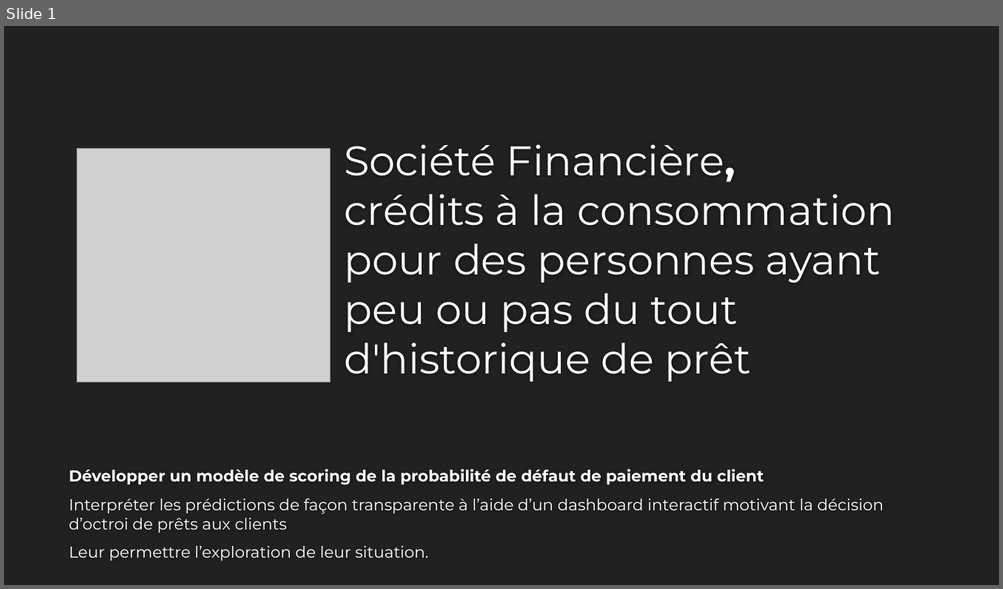
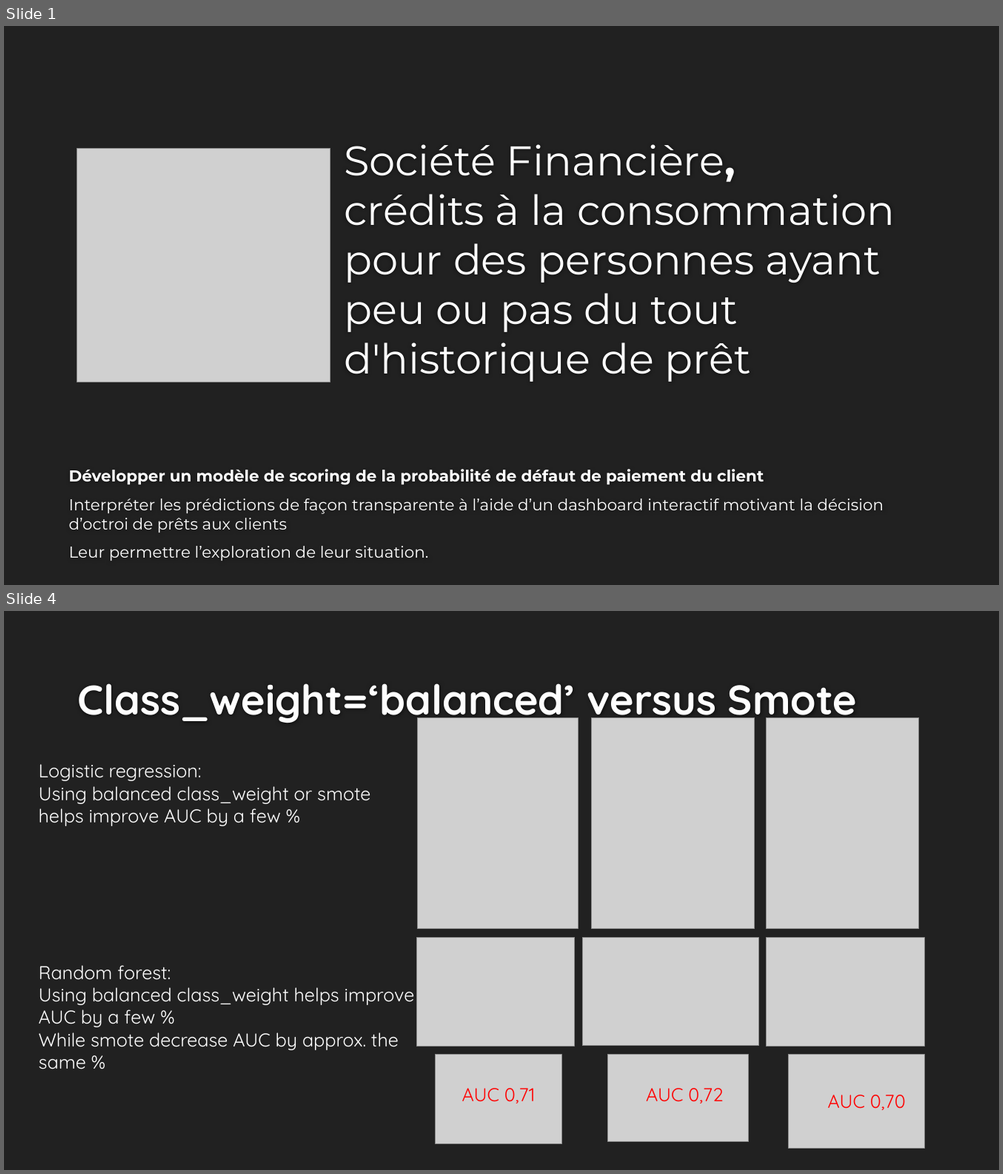
Before and after one commit to EtienneLardeur/P7_Scoring, a slide deck: P7_Support.pptx. Shown one above the other, each under a label of ours: slide 1 before the commit, slides 1 and 4 after it; the slides between them are not shown. The pictures are 1003x589 and 1003x1174 pixels, drawn with LibreOffice and Linux fonts; fonts in the diff are those of the drawing; grey boxes stand for pictures; background and template pictures are left out. Boxes give left, top, right and bottom in pixels: in the first picture for what was removed or moved away, otherwise in the second. Text is boxed around its words. In the diff, an @@ line names an element or a change of style, - is before the commit and + after.

Commit message:
Update P7_Support.pptx
we have to predict for perfectly new clients (no previous info at all) hopefully, a twice as low as the same new clients percentage in the training set. (kaggle winners are lucky J)

```diff
--- a/P7_Support.pptx
+++ b/P7_Support.pptx
@@ slide 4 added at <box>4,611,999,1170</box>, background #212121 @@
@@ title added at <box>77,684,856,726</box>, 40 pt, text #FEFEFE, bold @@
+Class_weight=‘balanced’ versus Smote
@@ picture added at <box>418,718,578,929</box> @@
@@ picture added at <box>592,718,754,929</box> @@
@@ picture added at <box>765,718,919,929</box> @@
@@ text added at <box>39,764,370,826</box>, 18 pt, text #FFFFFF @@
+Logistic regression:
+Using balanced class_weight or smote helps improve AUC by a few %
@@ picture added at <box>417,938,575,1047</box> @@
@@ picture added at <box>582,938,759,1046</box> @@
@@ picture added at <box>765,938,925,1047</box> @@
@@ text added at <box>39,965,415,1070</box>, 18 pt, text #FFFFFF @@
+Random forest:
+Using balanced class_weight helps improve AUC by a few %
+While smote decrease AUC by approx. the same %
@@ picture added at <box>435,1055,561,1145</box> @@
@@ picture added at <box>608,1055,748,1142</box> @@
@@ picture added at <box>788,1055,925,1148</box> @@
@@ text added at <box>462,1088,535,1104</box>, 18 pt, text #FF0000 @@
+AUC 0,71
@@ text added at <box>646,1088,723,1104</box>, 18 pt, text #FF0000 @@
+AUC 0,72
@@ text added at <box>828,1095,905,1111</box>, 18 pt, text #FF0000 @@
+AUC 0,70
```
Also in this commit, not shown: 3 other slides added, 1 slide removed.
